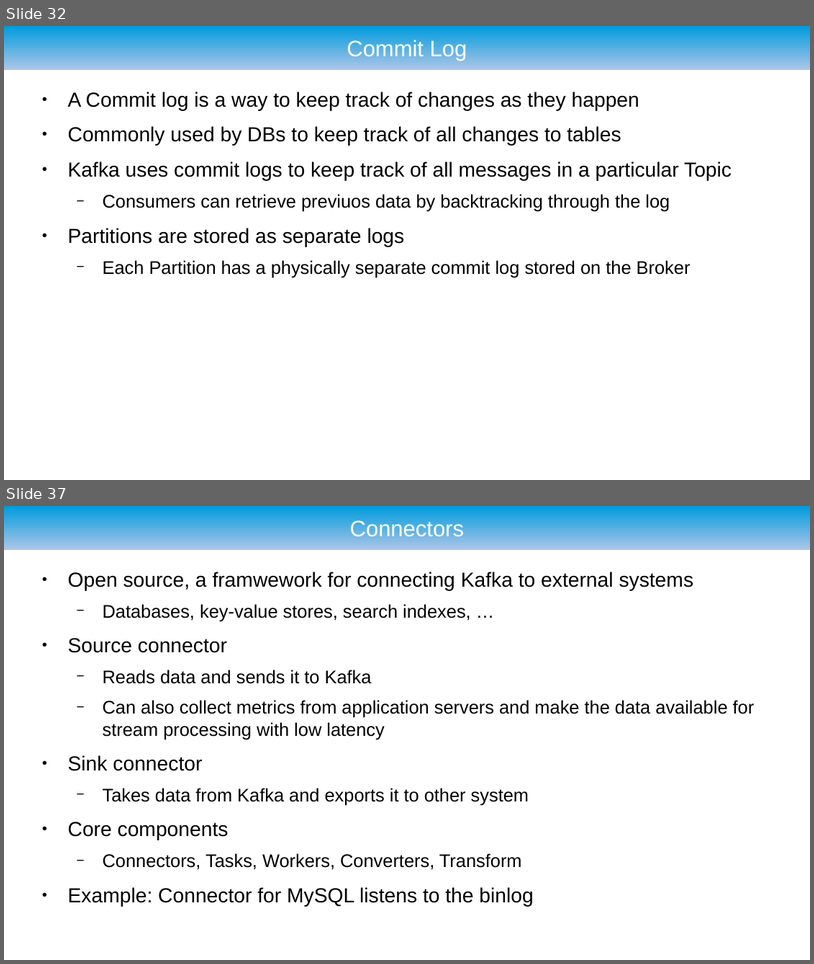
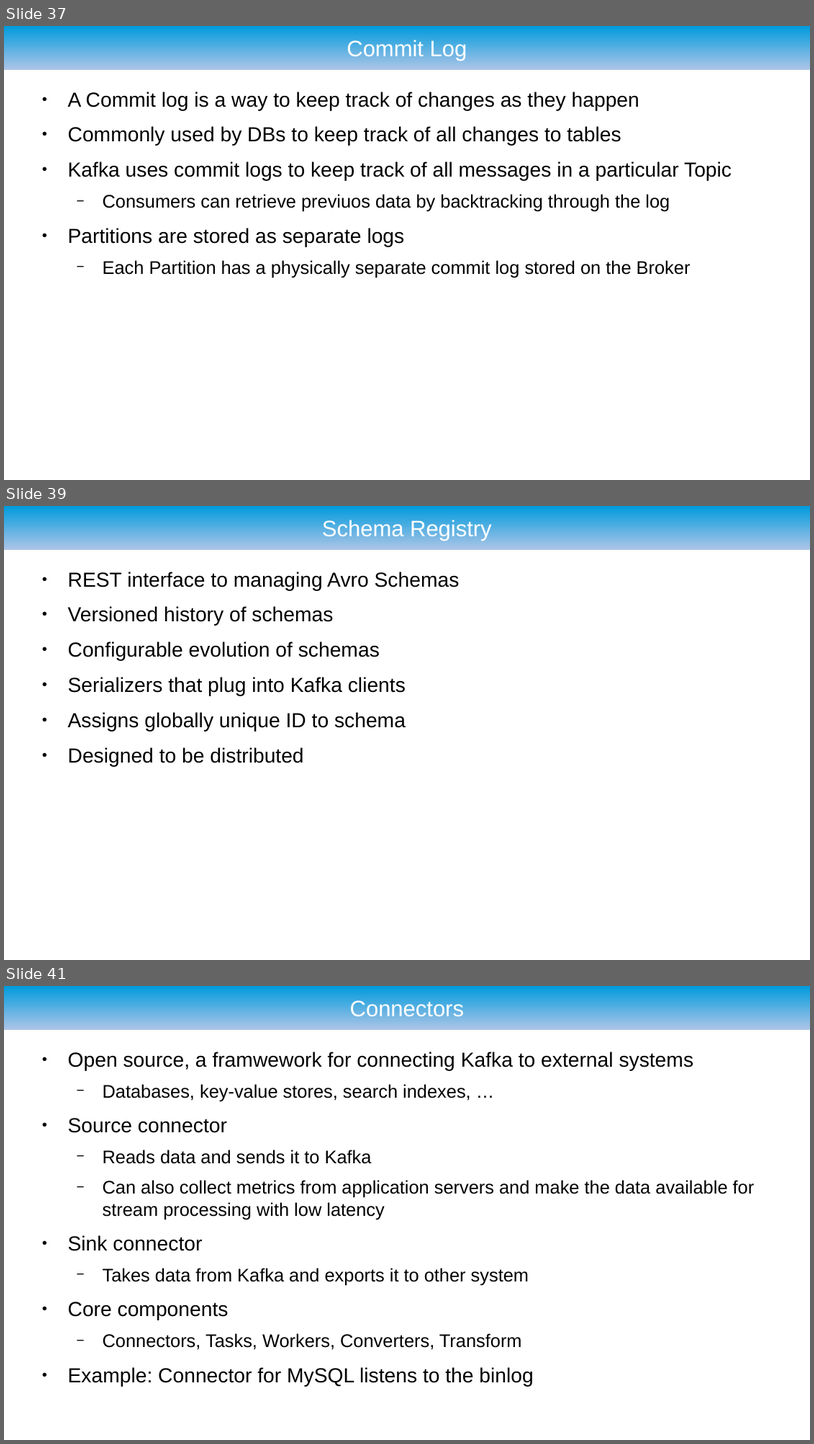
Before and after one commit to ryzlab/kafka-kompetensdag, a slide deck: doc/presentation.odp. Shown one above the other, each under a label of ours: slides 32 and 37 before the commit, slides 37, 39 and 41 after it; the slides between them are not shown. The pictures are 814x964 and 814x1444 pixels, drawn with LibreOffice and Linux fonts; fonts in the diff are those of the drawing; background and template pictures are left out. Boxes give left, top, right and bottom in pixels: in the first picture for what was removed or moved away, otherwise in the second. Text is boxed around its words. In the diff, an @@ line names an element or a change of style, - is before the commit and + after.

```diff
--- a/doc/presentation.odp
+++ b/doc/presentation.odp
@@ slide 39 added at <box>4,506,810,960</box>, background #FFFFFF; not listed: 1 template element that a slide beside it also shows @@
@@ title added at <box>322,519,492,541</box>, 22 pt, text #FFFFFF @@
+Schema Registry
@@ text added at <box>68,572,460,767</box>, 20 pt, text #000000 @@
+● REST interface to managing Avro Schemas
+● Versioned history of schemas
+● Configurable evolution of schemas
+● Serializers that plug into Kafka clients
+● Assigns globally unique ID to schema
+● Designed to be distributed
@@ what was slide 32 is now slide 37 @@
@@ what was slide 37 is now slide 41 @@
```
Also in this commit, not shown: 9 slides changed, 3 other slides added, 5 other files.
